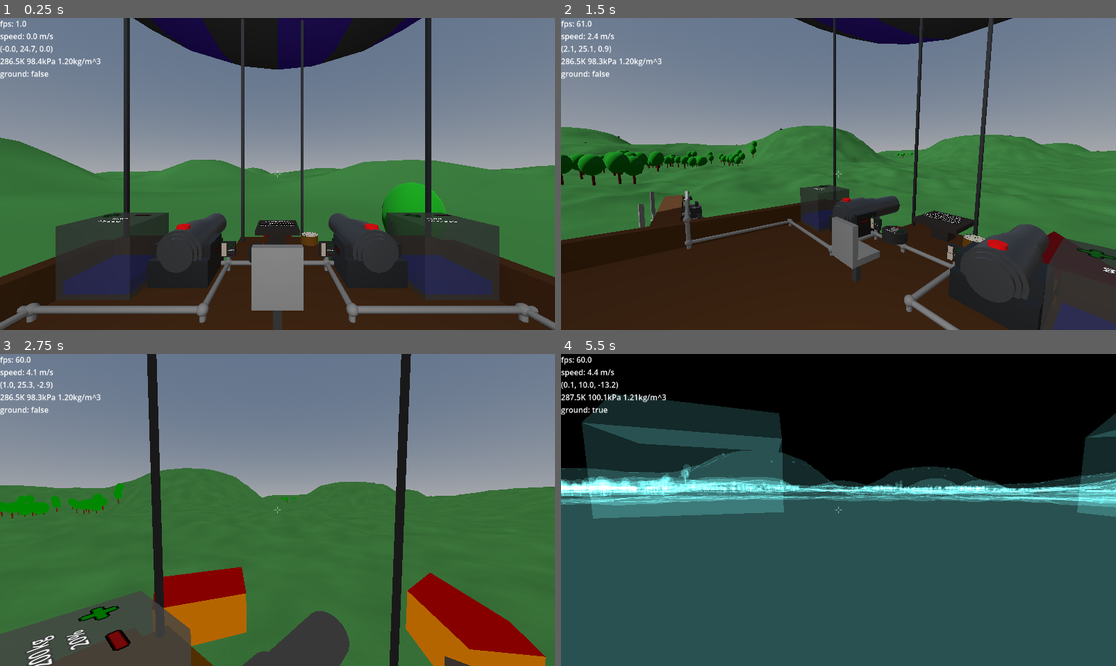
Above: before the commit, frames 1-4 (two rows, left to right).
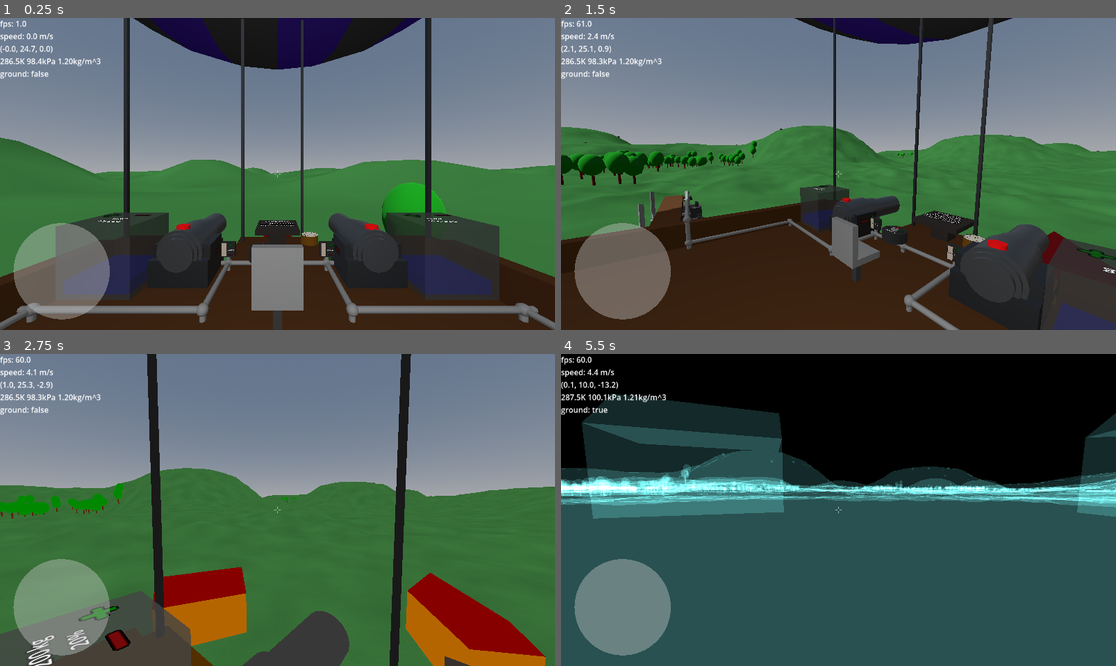
Above: after the commit, the same moments.

Repository: jmdejong/airships
Game: Godot game, scene res://scenes/world.tscn
Two runs of this game, one before a commit and one after it. Both use one fixed random seed, a clock stepped at 60 frames per second and the inputs below.
Inputs (mouse positions are in pixels of both pictures, inside the frame that each line leads up to):
- Up to frame 1 (0.25 s): no input
- Up to frame 2 (1.5 s): move the mouse to (960, 158) at 0.52 s; hold D (right) 0.53-1.28 s; click (960, 158) at 0.6 s; tap X (detach) at 0.8, 1.35 s; move the mouse to (810, 174) at 1.27 s; hold W (forwards) from 1.28 s (still down); click (810, 174) at 1.42 s
- Up to frame 3 (2.75 s): keep holding W (forwards); tap R (reel_in) at 1.55, 2.1 s; move the mouse to (288, 503) at 2.02 s; click (288, 503) at 2.17 s; tap P (switch_render) at 2.3 s
- Up to frame 4 (5.5 s): keep holding W (forwards); move the mouse to (832, 516) at 2.77 s; tap P (switch_render) at 2.85, 5.3 s; click (832, 516) at 3.05 s; move the mouse to (877, 513) at 3.52 s; click (877, 513) at 3.6 s; tap X (detach) at 3.8, 4.35 s; right-click (877, 513) at 4.15 s; move the mouse to (794, 506) at 4.27 s; click (794, 506) at 4.42 s; tap R (reel_in) at 4.55, 5.1 s; move the mouse to (844, 510) at 5.02 s; click (844, 510) at 5.17 s

The runs differ from the first frame. In frame 1, 4.2% of the frame differs, in the area x 2-20%, y 65-97%; in frame 2, 4.2%; in frame 3, 4.1%; in frame 4, 4.2%.

Commit message:
ui refactor; touchcontrols can now interact with world

Diff:
--- a/code/player.gd
+++ b/code/player.gd
@@ -26,7 +26,7 @@
 			Input.mouse_mode = Input.MOUSE_MODE_VISIBLE
 		else:
 			Input.mouse_mode = Input.MOUSE_MODE_CAPTURED
-		$BuildTab.visible = mouse_mode == MouseMode.SelectBuild
+		%BuildTab.visible = mouse_mode == MouseMode.SelectBuild
 		%BuildPreview.visible = mouse_mode == MouseMode.Build
 		if value == MouseMode.Remove:
 			%CrosshairTexture.texture = preload("res://textures/ui/break.png")
@@ -191,12 +191,6 @@
 
 func _unhandled_input(event: InputEvent):
 
-	#if Input.is_action_just_pressed("reel_in"):
-		#prints("press r")
-		#lifeline.reel_in(self)
-	#if Input.is_action_just_released("reel_in"):
-		#prints("release r")
-		#lifeline.reel_in(self)
 	if event is InputEventMouseMotion and Input.mouse_mode == Input.MOUSE_MODE_CAPTURED:
 		mouse_motion += event.relative * MOUSE_SENSITIVITY
 
@@ -227,7 +221,14 @@
 	if Input.is_action_just_pressed("escape"):
 		mouse_mode = MouseMode.Unfocused
 	if Input.is_action_just_pressed("click"):
-		mouse_mode = mouse_mode
+		click()
+	if Input.is_action_just_pressed("cancel_click"):
+		mouse_mode = MouseMode.Play
+	if Input.is_action_just_pressed("switch_render"):
+		var vp := get_viewport()
+		vp.debug_draw = (vp.debug_draw + 1) % 6 as Viewport.DebugDraw
+
+func click() -> void:
 		if mouse_mode == MouseMode.Play:
 			try_press()
 		elif mouse_mode == MouseMode.Build:
@@ -236,18 +237,6 @@
 			%BuildCast.try_remove()
 		else:
 			mouse_mode = MouseMode.Play
-	if Input.is_action_just_pressed("cancel_click"):
-		mouse_mode = MouseMode.Play
-
-	if Input.is_action_just_pressed("switch_render"):
-		var vp := get_viewport()
-		vp.debug_draw = (vp.debug_draw + 1) % 6 as Viewport.DebugDraw
-	#if posture == Posture.Standing:
-		#if Input.is_action_just_pressed("detach"):
-			#lifeline.detach()
-		#if Input.is_action_just_pressed("reel_in"):
-			#lifeline.reel_in(self)
-
 func try_interact() -> void:
 	var collider = %EyeCast.get_collider()
 	if collider != null and collider.has_method("mouseover_description") and mouse_mode == MouseMode.Play:
@@ -280,3 +269,6 @@
 
 func attach_lifeline(anchor: LifeAnchor) -> void:
 	lifeline.attach(anchor)
+
+func enable_touch() -> void:
+	mouse_mode = MouseMode.Play
--- a/code/touch_joystick.gd
+++ b/code/touch_joystick.gd
@@ -21,10 +21,12 @@
 		if tp.length() <= limit:
 			touch_index = event.index
 			touch_position = tp
+			get_viewport().set_input_as_handled()
 	elif event is InputEventScreenDrag:
 		var tp: Vector2 = event.position - global_position
 		if event.index == touch_index:
 			touch_position = tp
+			get_viewport().set_input_as_handled()
 	if last_touch_position != touch_position:
 		queue_redraw()
 
--- a/code/touch_ui.gd
+++ b/code/touch_ui.gd
@@ -1,5 +1,17 @@
 extends Control
 
+signal enable_touch
+signal touch_click
+
+var touch_enabled: bool = false
+
 func _input(event: InputEvent) -> void:
-	if event is InputEventScreenDrag or event is InputEventScreenTouch:
+	if !touch_enabled and (event is InputEventScreenDrag or event is InputEventScreenTouch):
 		visible = true
+		%TouchClick.visible = true
+		touch_enabled = true
+		enable_touch.emit()
+
+func _on_touch_click_gui_input(event: InputEvent) -> void:
+	if event is InputEventScreenTouch and event.pressed:
+		touch_click.emit()
--- a/scenes/player.tscn
+++ b/scenes/player.tscn
@@ -19,20 +19,20 @@
 radius = 0.3
 height = 0.8
 
-[sub_resource type="LabelSettings" id="LabelSettings_g2els"]
-font_color = Color(1, 1, 1, 0.666667)
-outline_color = Color(0, 0, 0, 0.8)
-
-[sub_resource type="CylinderShape3D" id="CylinderShape3D_dqkch"]
-height = 0.1
-radius = 0.2
-
 [sub_resource type="CylinderMesh" id="CylinderMesh_fjrip"]
 top_radius = 0.01
 bottom_radius = 0.01
 height = 1.0
 radial_segments = 7
 rings = 1
+
+[sub_resource type="CylinderShape3D" id="CylinderShape3D_dqkch"]
+height = 0.1
+radius = 0.2
+
+[sub_resource type="LabelSettings" id="LabelSettings_g2els"]
+font_color = Color(1, 1, 1, 0.666667)
+outline_color = Color(0, 0, 0, 0.8)
 
 [node name="Player" type="RigidBody3D" unique_id=903246191]
 collision_layer = 3
@@ -48,12 +48,6 @@
 linear_damp_mode = 1
 script = ExtResource("1_3vyb7")
 
-[node name="Info" type="Label" parent="." unique_id=379005115]
-unique_name_in_owner = true
-offset_right = 40.0
-offset_bottom = 23.0
-text = "speed"
-
 [node name="StandShape" type="CollisionShape3D" parent="." unique_id=323494538]
 transform = Transform3D(1, 0, 0, 0, 1, 0, 0, 0, 1, 0, 0.8, 0)
 shape = SubResource("CapsuleShape3D_dqkch")
@@ -97,81 +91,6 @@
 unique_name_in_owner = true
 visible = false
 
-[node name="Crosshair" type="CenterContainer" parent="." unique_id=1085118352]
-anchors_preset = 8
-anchor_left = 0.5
-anchor_top = 0.5
-anchor_right = 0.5
-anchor_bottom = 0.5
-offset_left = -20.0
-offset_top = -20.0
-offset_right = 20.0
-offset_bottom = 20.0
-grow_horizontal = 2
-grow_vertical = 2
-
-[node name="CrosshairTexture" type="TextureRect" parent="Crosshair" unique_id=362682783]
-unique_name_in_owner = true
-layout_mode = 2
-texture = ExtResource("3_qhqgy")
-
-[node name="Control" type="Control" parent="Crosshair" unique_id=329407777]
-layout_mode = 2
-
-[node name="Control" type="Control" parent="Crosshair/Control" unique_id=1238337693]
-anchors_preset = 0
-offset_top = 50.0
-offset_bottom = 50.0
-
-[node name="Tooltip" type="Label" parent="Crosshair/Control/Control" unique_id=1045817178]
-unique_name_in_owner = true
-layout_mode = 1
-anchors_preset = 5
-anchor_left = 0.5
-anchor_right = 0.5
-offset_left = -174.0
-offset_right = 174.0
-offset_bottom = 23.0
-grow_horizontal = 2
-text = "Tooltip"
-label_settings = SubResource("LabelSettings_g2els")
-horizontal_alignment = 1
-
-[node name="BuildTab" parent="." unique_id=2040459377 instance=ExtResource("3_dqkch")]
-visible = false
-
-[node name="GroundCheck" type="ShapeCast3D" parent="." unique_id=347577437]
-unique_name_in_owner = true
-shape = SubResource("CylinderShape3D_dqkch")
-target_position = Vector3(0, 0, 0)
-collision_mask = 5
-
-[node name="TouchUi" type="Control" parent="." unique_id=2102917923]
-visible = false
-layout_mode = 3
-anchors_preset = 15
-anchor_right = 1.0
-anchor_bottom = 1.0
-grow_horizontal = 2
-grow_vertical = 2
-script = ExtResource("5_tuyoq")
-
-[node name="CenterContainer" type="CenterContainer" parent="TouchUi" unique_id=2009181711]
-layout_mode = 1
-anchors_preset = 2
-anchor_top = 1.0
-anchor_bottom = 1.0
-offset_left = -2.0
-offset_top = -242.0
-offset_right = 259.0
-offset_bottom = -2.0
-grow_vertical = 0
-
-[node name="MoveJoystick" type="Control" parent="TouchUi/CenterContainer" unique_id=1948467811]
-unique_name_in_owner = true
-layout_mode = 2
-script = ExtResource("5_qlg0r")
-
 [node name="Lifeline" type="Node3D" parent="." unique_id=1891359591]
 transform = Transform3D(1, 0, 0, 0, 1, 0, 0, 0, 1, 0, 0.8, 0)
 script = ExtResource("7_fjrip")
@@ -185,5 +104,115 @@
 skeleton = NodePath("../../..")
 surface_material_override/0 = ExtResource("8_smehm")
 
-[connection signal="select_build" from="BuildTab" to="." method="_on_build_tab_select_build"]
-[connection signal="select_remove" from="BuildTab" to="." method="_on_build_tab_select_remove"]
+[node name="GroundCheck" type="ShapeCast3D" parent="." unique_id=347577437]
+unique_name_in_owner = true
+shape = SubResource("CylinderShape3D_dqkch")
+target_position = Vector3(0, 0, 0)
+collision_mask = 5
+
+[node name="UI" type="Control" parent="." unique_id=826359525]
+layout_mode = 3
+anchors_preset = 15
+anchor_right = 1.0
+anchor_bottom = 1.0
+grow_horizontal = 2
+grow_vertical = 2
+mouse_filter = 2
+
+[node name="Info" type="Label" parent="UI" unique_id=379005115]
+unique_name_in_owner = true
+layout_mode = 0
+offset_right = 47.0
+offset_bottom = 23.0
+text = "General debug information
+location
+speed
+etc."
+
+[node name="CrosshairTexture" type="TextureRect" parent="UI" unique_id=362682783]
+unique_name_in_owner = true
+layout_mode = 1
+anchors_preset = 8
+anchor_left = 0.5
+anchor_top = 0.5
+anchor_right = 0.5
+anchor_bottom = 0.5
+offset_left = -8.0
+offset_top = -8.0
+offset_right = 8.0
+offset_bottom = 8.0
+grow_horizontal = 2
+grow_vertical = 2
+texture = ExtResource("3_qhqgy")
+
+[node name="Tooltip" type="Label" parent="UI" unique_id=1045817178]
+unique_name_in_owner = true
+layout_mode = 1
+anchors_preset = -1
+anchor_left = 0.5
+anchor_top = 0.5
+anchor_right = 0.5
+anchor_bottom = 0.5
+offset_left = -100.0
+offset_top = 20.0
+offset_right = 100.0
+offset_bottom = 80.0
+grow_horizontal = 2
+grow_vertical = 2
+text = "Tooltip"
+label_settings = SubResource("LabelSettings_g2els")
+horizontal_alignment = 1
+vertical_alignment = 1
+
+[node name="TouchClick" type="ColorRect" parent="UI/Tooltip" unique_id=2116367922]
+unique_name_in_owner = true
+visible = false
+z_index = -1
+layout_mode = 1
+anchors_preset = 15
+anchor_right = 1.0
+anchor_bottom = 1.0
+grow_horizontal = 2
+grow_vertical = 2
+color = Color(0.4, 0.4, 0.4, 0.53333336)
+
+[node name="BuildTab" parent="UI" unique_id=2040459377 instance=ExtResource("3_dqkch")]
+unique_name_in_owner = true
+visible = false
+
+[node name="TouchUi" type="Control" parent="UI" unique_id=2102917923]
+layout_mode = 1
+anchors_preset = 15
+anchor_right = 1.0
+anchor_bottom = 1.0
+grow_horizontal = 2
+grow_vertical = 2
+mouse_filter = 2
+script = ExtResource("5_tuyoq")
+
+[node name="CenterContainer" type="CenterContainer" parent="UI/TouchUi" unique_id=2009181711]
+layout_mode = 1
+anchors_preset = 2
+anchor_top = 1.0
+anchor_bottom = 1.0
+offset_left = -2.0
+offset_top = -242.0
+offset_right = 259.0
+offset_bottom = -2.0
+grow_vertical = 0
+
+[node name="MoveJoystick" type="Control" parent="UI/TouchUi/CenterContainer" unique_id=1948467811]
+unique_name_in_owner = true
+layout_mode = 2
+script = ExtResource("5_qlg0r")
+
+[node name="BottomBar" type="Control" parent="UI" unique_id=599374926]
+anchors_preset = 0
+offset_right = 40.0
+offset_bottom = 40.0
+
+[connection signal="gui_input" from="UI/Tooltip/TouchClick" to="UI/TouchUi" method="_on_touch_click_gui_input"]
+[connection signal="select_build" from="UI/BuildTab" to="." method="_on_build_tab_select_build"]
+[connection signal="select_remove" from="UI/BuildTab" to="." method="_on_build_tab_select_remove"]
+[connection signal="enable_touch" from="UI/TouchUi" to="." method="enable_touch"]
+[connection signal="touch_click" from="UI/TouchUi" to="." method="click"]
Not shown, changed: export_presets.cfg
